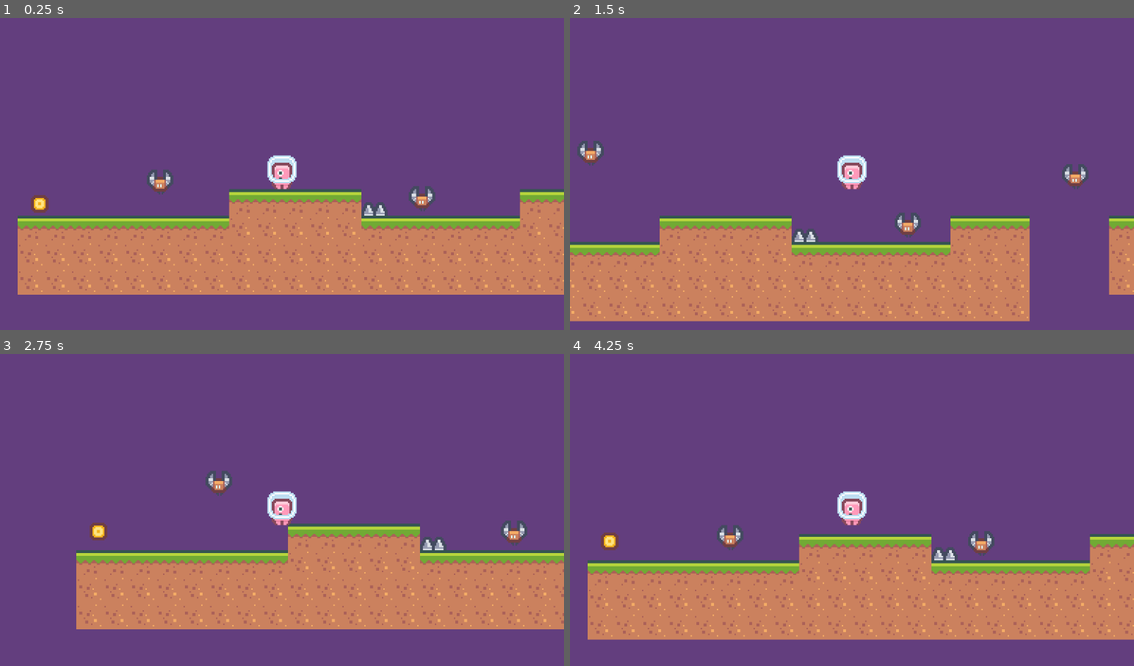
Above: before the commit, frames 1-4 (two rows, left to right).
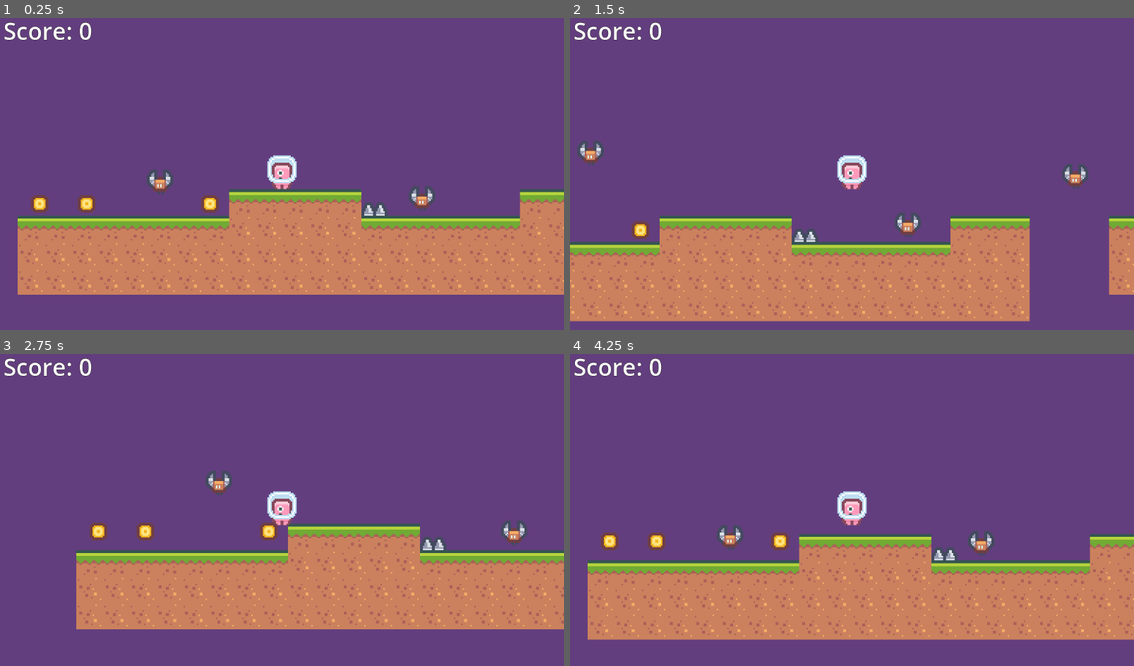
Above: after the commit, the same moments.

Repository: RaspberryProgramming/GodotPortfolio
Game: Godot game, scene res://Level1.tscn
Same seed, same stepped clock (60 frames per second), same inputs: the game is played once before the commit and once after it.
Inputs:
- Up to frame 1 (0.25 s): no input
- Up to frame 2 (1.5 s): hold Right from 0.53 s (still down); tap Space at 0.77 s
- Up to frame 3 (2.75 s): tap Space at 1.52 s; release Right at 2.03 s; hold Left from 2.03 s (still down)
- Up to frame 4 (4.25 s): release Left at 2.78 s; hold Right from 2.78 s (still down); tap Space at 3.02, 3.77 s

The runs differ from the first frame. In frame 1, 0.7% of the frame differs, in the area x 0-39%, y 1-63%; in frame 2, 0.5%; in frame 3, 0.7%, in the area x 0-50%, y 1-60%; in frame 4, 0.7%.

Commit message:
Adding Score text to screen

Diff:
--- /dev/null
+++ b/Courses/Godot 4 2D Platformer/Coin.tscn
@@ -0,0 +1,19 @@
+[gd_scene load_steps=4 format=3 uid="uid://d0f6j1ido8ea3"]
+
+[ext_resource type="Script" path="res://Coin.gd" id="1_0rjmx"]
+[ext_resource type="Texture2D" uid="uid://ydbe1tyhvygu" path="res://Sprites/Objects/tile_0151.png" id="2_6xb0i"]
+
+[sub_resource type="CircleShape2D" id="CircleShape2D_yeaqh"]
+radius = 7.0
+
+[node name="Coin" type="Area2D"]
+position = Vector2(-165, 23)
+script = ExtResource("1_0rjmx")
+
+[node name="Sprite2D" type="Sprite2D" parent="."]
+texture = ExtResource("2_6xb0i")
+
+[node name="CollisionShape2D" type="CollisionShape2D" parent="."]
+shape = SubResource("CircleShape2D_yeaqh")
+
+[connection signal="body_entered" from="." to="." method="_on_body_entered"]
--- a/Courses/Godot 4 2D Platformer/Level1.tscn
+++ b/Courses/Godot 4 2D Platformer/Level1.tscn
@@ -1,12 +1,11 @@
-[gd_scene load_steps=12 format=3 uid="uid://bkce7f46s206b"]
+[gd_scene load_steps=11 format=3 uid="uid://bkce7f46s206b"]
 
 [ext_resource type="Texture2D" uid="uid://biwond464pw3f" path="res://Sprites/Tiles/tiles_packed.png" id="1_dvila"]
 [ext_resource type="Texture2D" uid="uid://c3nvqgsbwhv3a" path="res://Sprites/Characters/character_0004.png" id="2_f1qyx"]
 [ext_resource type="Script" path="res://Player.gd" id="2_ydxc4"]
 [ext_resource type="PackedScene" uid="uid://bsh8chy26bcbl" path="res://Enemy.tscn" id="4_ah4oq"]
 [ext_resource type="PackedScene" uid="uid://cv4qgjkybogci" path="res://Spikes.tscn" id="5_h5hp2"]
-[ext_resource type="Texture2D" uid="uid://ydbe1tyhvygu" path="res://Sprites/Objects/tile_0151.png" id="6_16jf2"]
-[ext_resource type="Script" path="res://Coin.gd" id="6_qj6a2"]
+[ext_resource type="PackedScene" uid="uid://d0f6j1ido8ea3" path="res://Coin.tscn" id="6_2dxin"]
 
 [sub_resource type="TileSetAtlasSource" id="TileSetAtlasSource_gfham"]
 texture = ExtResource("1_dvila")
@@ -659,8 +658,10 @@
 [sub_resource type="CapsuleShape2D" id="CapsuleShape2D_yyfp8"]
 height = 24.0
 
-[sub_resource type="CircleShape2D" id="CircleShape2D_yeaqh"]
-radius = 7.0
+[sub_resource type="LabelSettings" id="LabelSettings_rmdye"]
+font_size = 48
+outline_size = 2
+outline_color = Color(0, 0, 0, 1)
 
 [node name="Main" type="Node2D"]
 
@@ -681,6 +682,16 @@
 [node name="CollisionShape2D" type="CollisionShape2D" parent="Player"]
 shape = SubResource("CapsuleShape2D_yyfp8")
 
+[node name="CanvasLayer" type="CanvasLayer" parent="Player"]
+
+[node name="ScoreText" type="Label" parent="Player/CanvasLayer"]
+offset_left = 7.0
+offset_top = 3.0
+offset_right = 187.0
+offset_bottom = 73.0
+text = "Score: 0"
+label_settings = SubResource("LabelSettings_rmdye")
+
 [node name="Enemy" parent="." instance=ExtResource("4_ah4oq")]
 position = Vector2(88, 24)
 move_dir = Vector2(50, 0)
@@ -693,14 +704,10 @@
 
 [node name="Spikes" parent="." instance=ExtResource("5_h5hp2")]
 
-[node name="Coin" type="Area2D" parent="."]
-position = Vector2(-165, 23)
-script = ExtResource("6_qj6a2")
-
-[node name="Sprite2D" type="Sprite2D" parent="Coin"]
-texture = ExtResource("6_16jf2")
-
-[node name="CollisionShape2D" type="CollisionShape2D" parent="Coin"]
-shape = SubResource("CircleShape2D_yeaqh")
-
-[connection signal="body_entered" from="Coin" to="Coin" method="_on_body_entered"]
+[node name="Coin" parent="." instance=ExtResource("6_2dxin")]
+
+[node name="Coin2" parent="." instance=ExtResource("6_2dxin")]
+position = Vector2(-49, 23)
+
+[node name="Coin3" parent="." instance=ExtResource("6_2dxin")]
+position = Vector2(-133, 23)
--- a/Courses/Godot 4 2D Platformer/Player.gd
+++ b/Courses/Godot 4 2D Platformer/Player.gd
@@ -5,6 +5,7 @@
 var gravity : float = 500.0
 
 var score : int = 0
+@onready var score_text : Label = get_node("CanvasLayer/ScoreText")
 
 func _physics_process(delta):
   if not is_on_floor():
@@ -32,3 +33,4 @@
 
 func add_score(amount):
   score += amount
+  score_text.text = str("Score: ", score)
